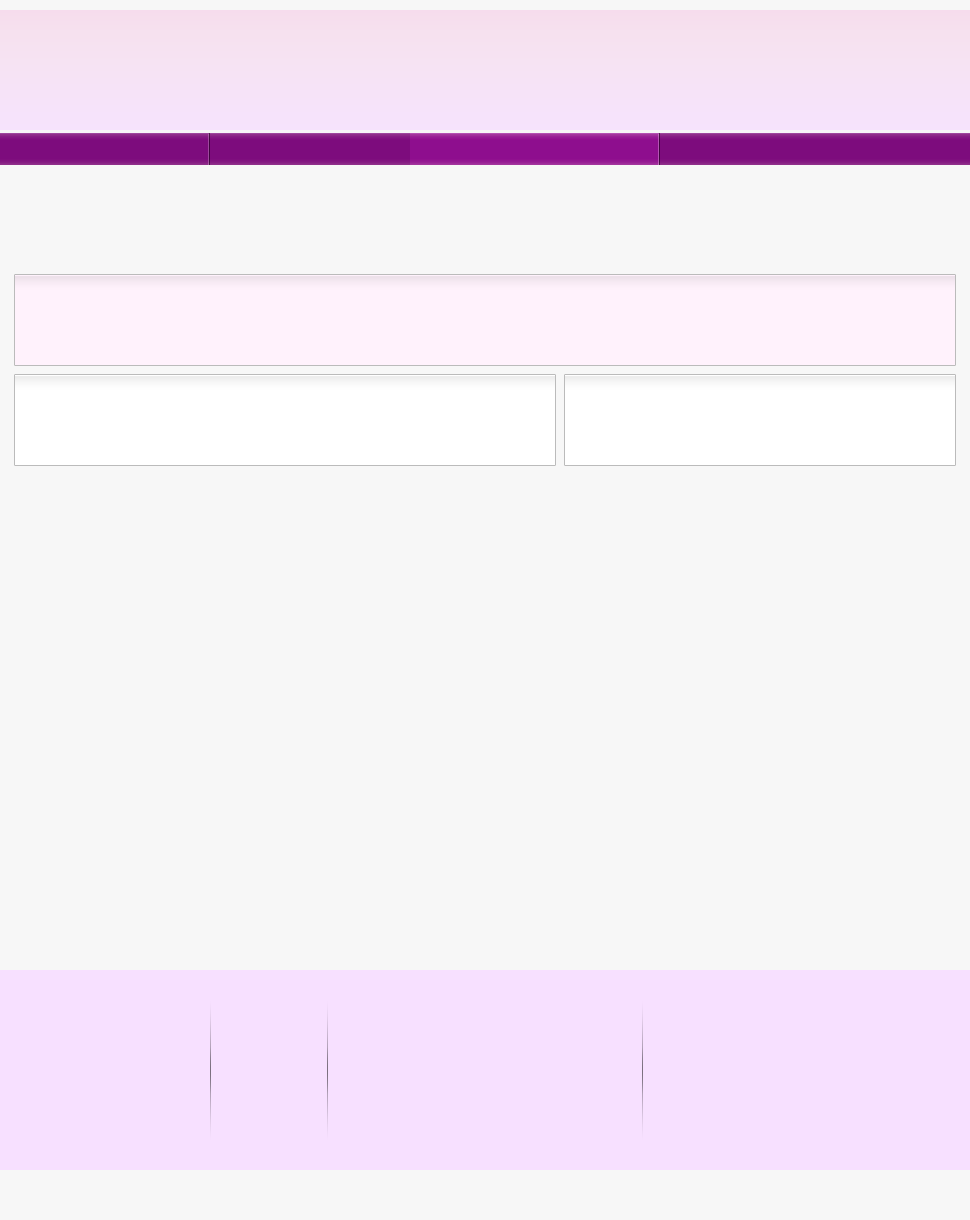
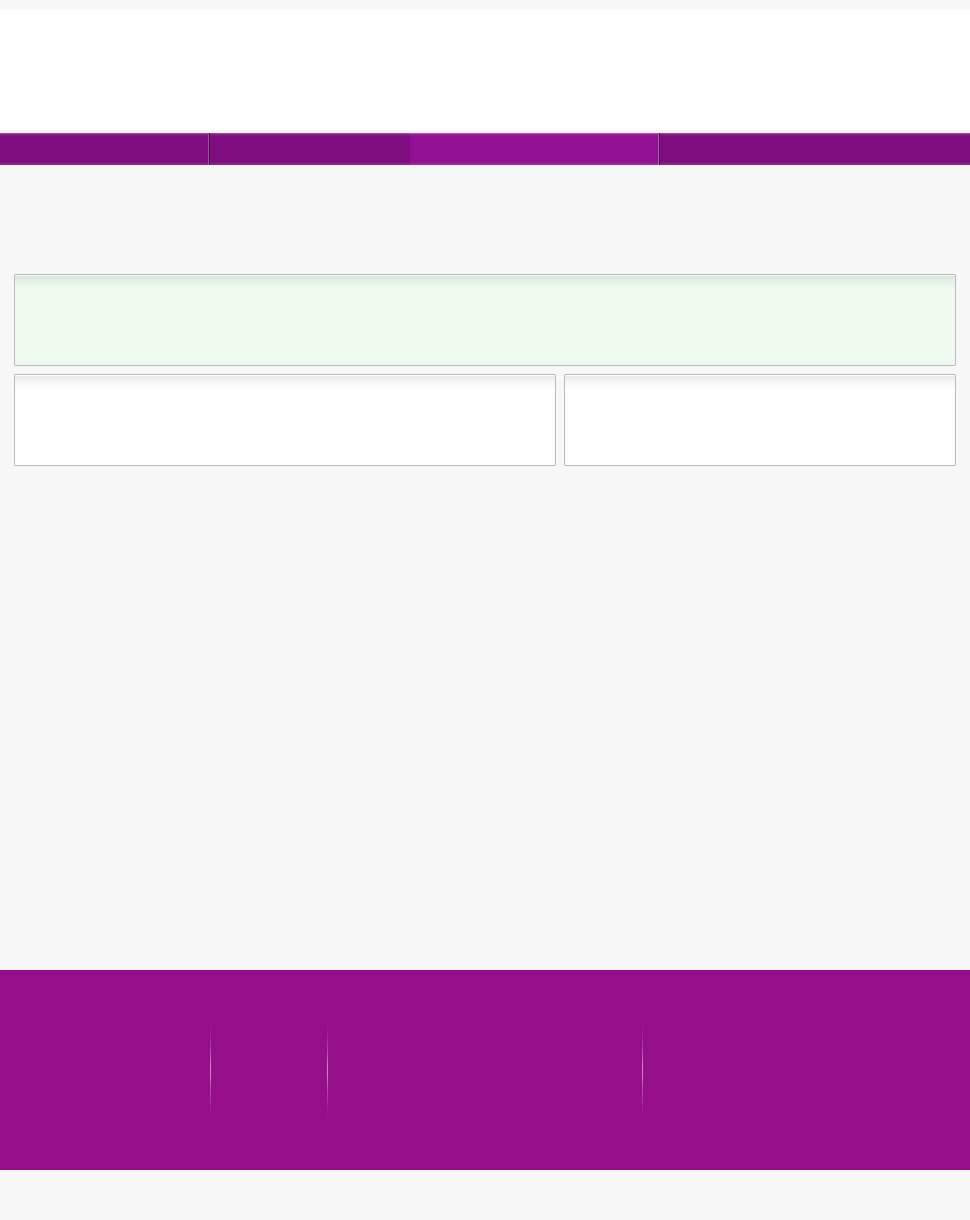
Comparing the layer stacks of the two 970 x 1220 images. Changes:
painted on "header" over <box>0,10,970,130</box>
painted on "navbar" over <box>0,134,970,164</box>
painted on "header widgets" over <box>15,275,955,365</box>
painted on "footer boxes" over <box>0,970,970,1170</box>
